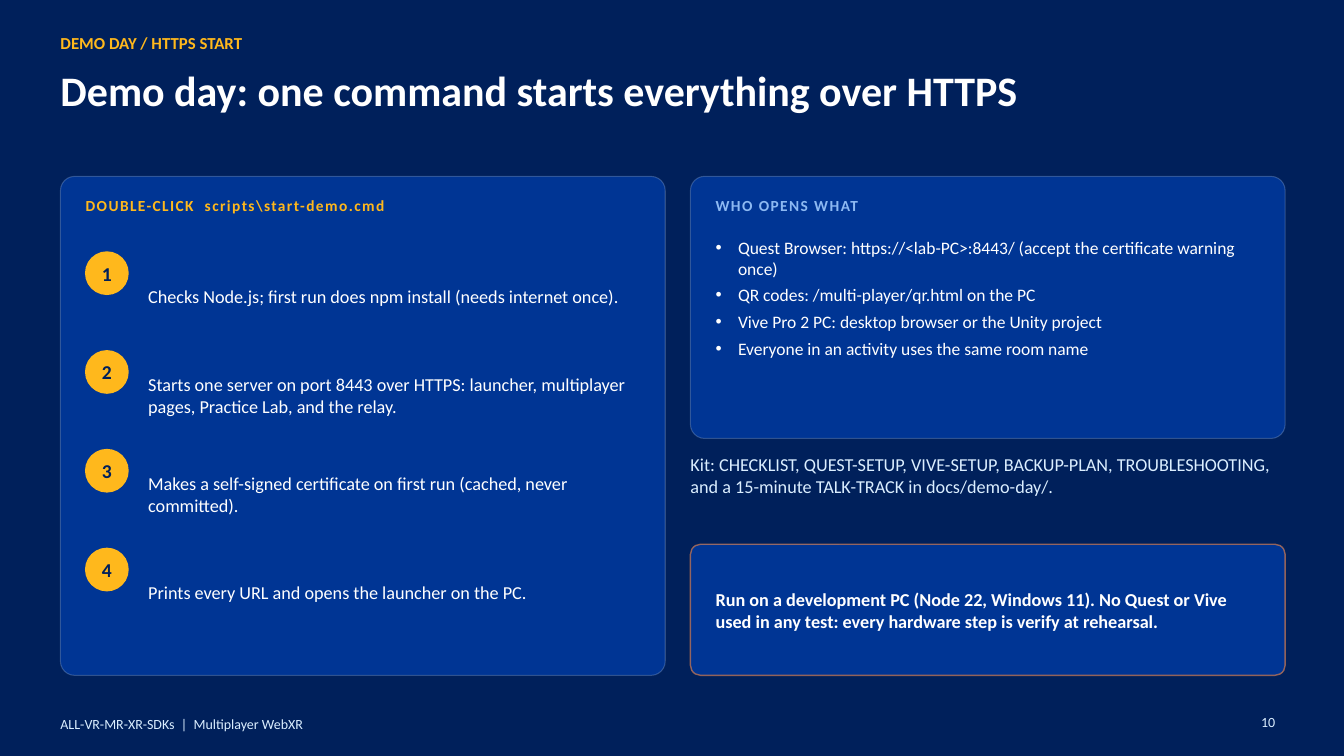
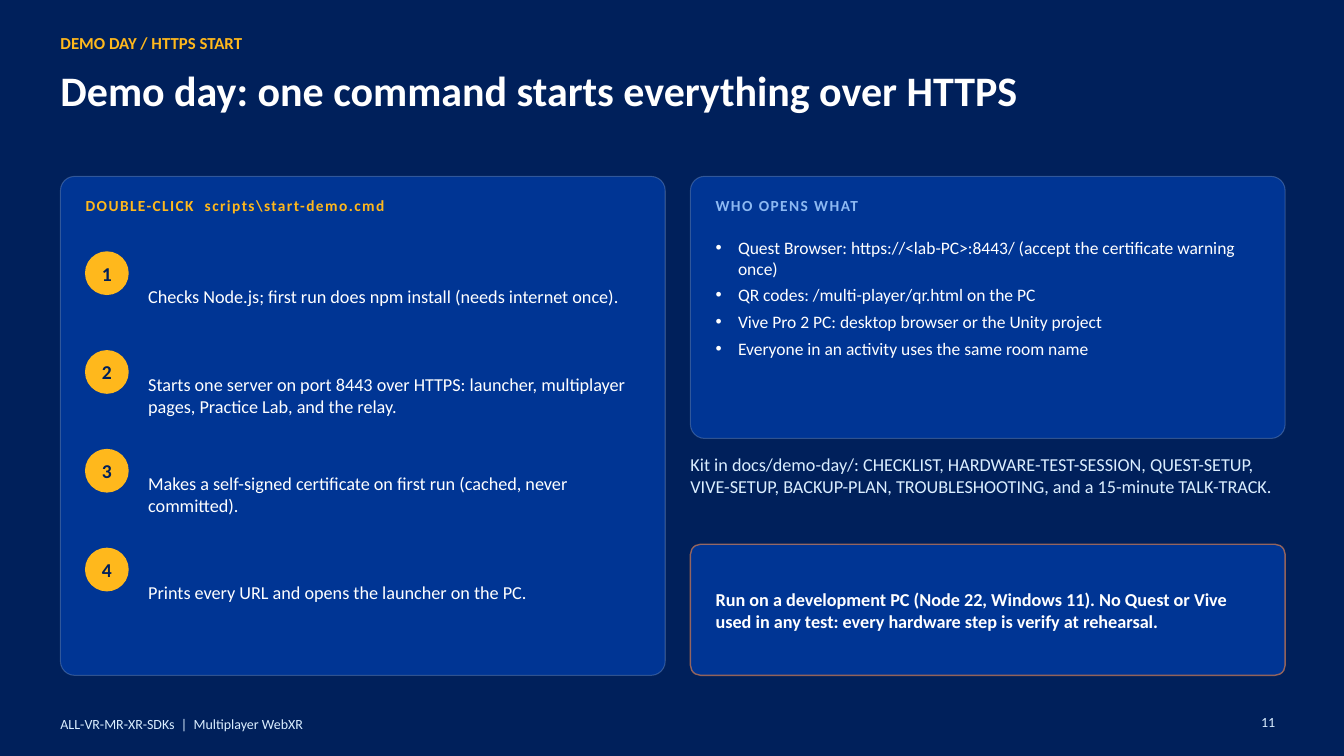
Before and after one commit to jpcst52/ALL-VR-MR-XR-SDKs, a slide deck: slide 11 of multi-player/Multiplayer-WebXR-Examples.pptx (slide 10 before the commit). Drawn at 1344x756 pixels with LibreOffice and Linux fonts; fonts in the diff are those of the drawing. Boxes give left, top, right and bottom in pixels: in the first picture for what was removed or moved away, otherwise in the second. Text is boxed around its words. In the diff, an @@ line names an element or a change of style, - is before the commit and + after.

```diff
--- a/multi-player/Multiplayer-WebXR-Examples.pptx
+++ b/multi-player/Multiplayer-WebXR-Examples.pptx
@@ text at (690, 458, 1271, 495): text changed @@
-Kit: CHECKLIST, QUEST-SETUP, VIVE-SETUP, BACKUP-PLAN, TROUBLESHOOTING, and a 15-minute TALK-TRACK in docs/demo-day/.
+Kit in docs/demo-day/: CHECKLIST, HARDWARE-TEST-SESSION, QUEST-SETUP, VIVE-SETUP, BACKUP-PLAN, TROUBLESHOOTING, and a 15-minute TALK-TRACK.
@@ page number at (1261, 718, 1275, 727): text changed @@
-10
+11
```
Also in this commit, not shown: 3 other slides changed, 1 slide added, 15 other files.
